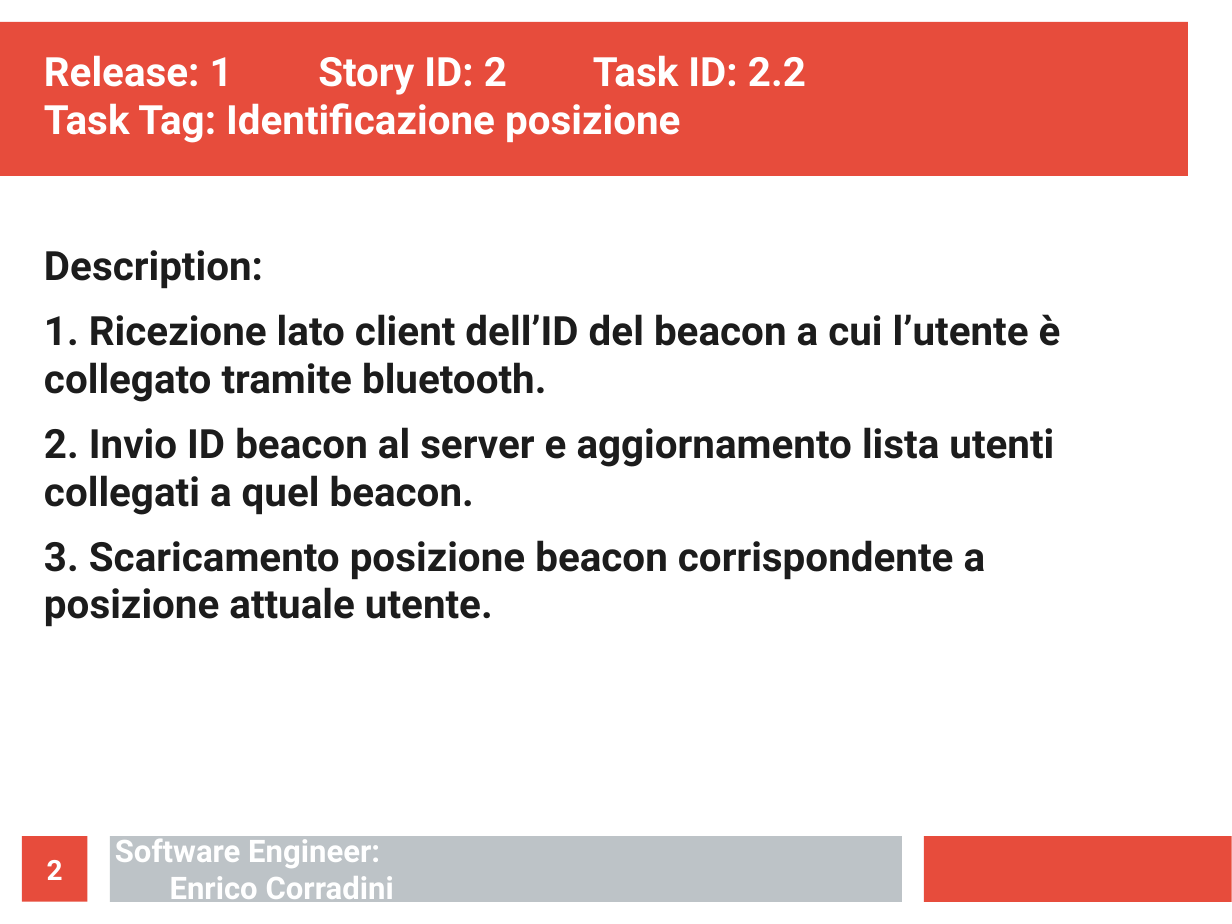
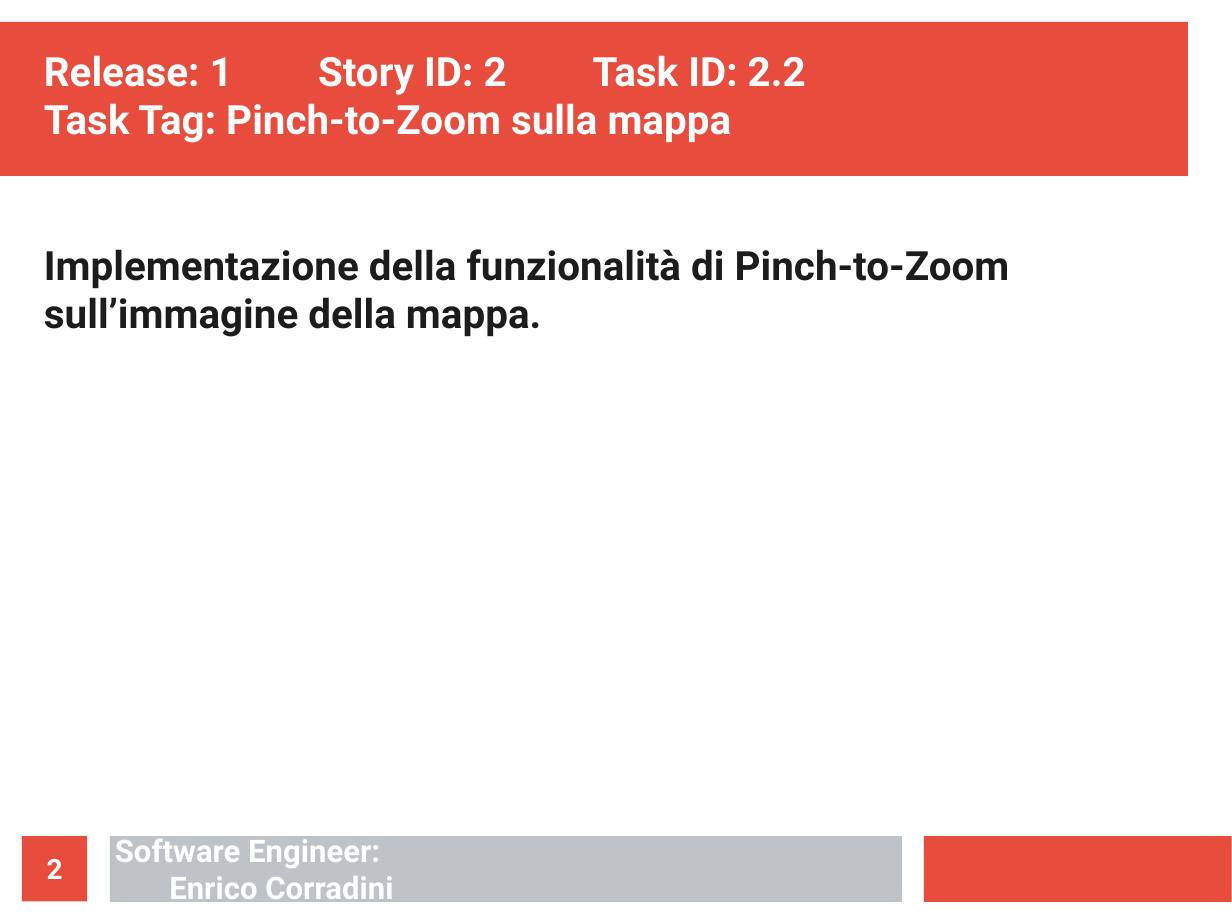
Before and after one commit to ecorradini/ProgettoIDS, a slide deck: slide 2 of AnalisiRequisiti/TaskGestioneMappe.ppt. Drawn at 1232x924 pixels with LibreOffice and Linux fonts; fonts in the diff are those of the drawing. Boxes give left, top, right and bottom in pixels: in the first picture for what was removed or moved away, otherwise in the second. Text is boxed around its words. In the diff, an @@ line names an element or a change of style, - is before the commit and + after.

Commit message:
TASK

```diff
--- a/AnalisiRequisiti/TaskGestioneMappe.ppt
+++ b/AnalisiRequisiti/TaskGestioneMappe.ppt
@@ text at (44,55,806,143): text changed @@
-Release: 1 Story ID: 2 Task ID: 2.2
-Task Tag: Identificazione posizione
+Release: 1 Story ID: 2 Task ID: 2.2
+Task Tag: Pinch-to-Zoom sulla mappa
@@ text at (44,249,1010,337): text changed @@
-Description:
-1. Ricezione lato client dell’ID del beacon a cui l’utente è collegato tramite bluetooth.
-2. Invio ID beacon al server e aggiornamento lista utenti collegati a quel beacon.
-3. Scaricamento posizione beacon corrispondente a posizione attuale utente.
+Implementazione della funzionalità di Pinch-to-Zoom sull’immagine della mappa.
```
Also in this commit, not shown: 2 other slides changed, 6 slides added, 1 slide removed, 2 other files.
